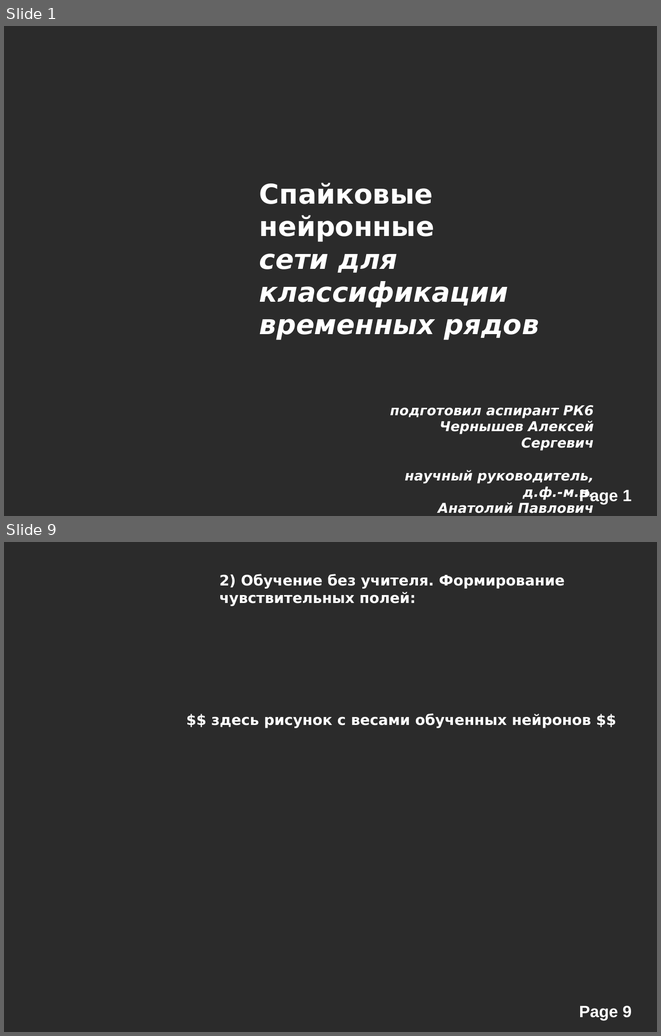
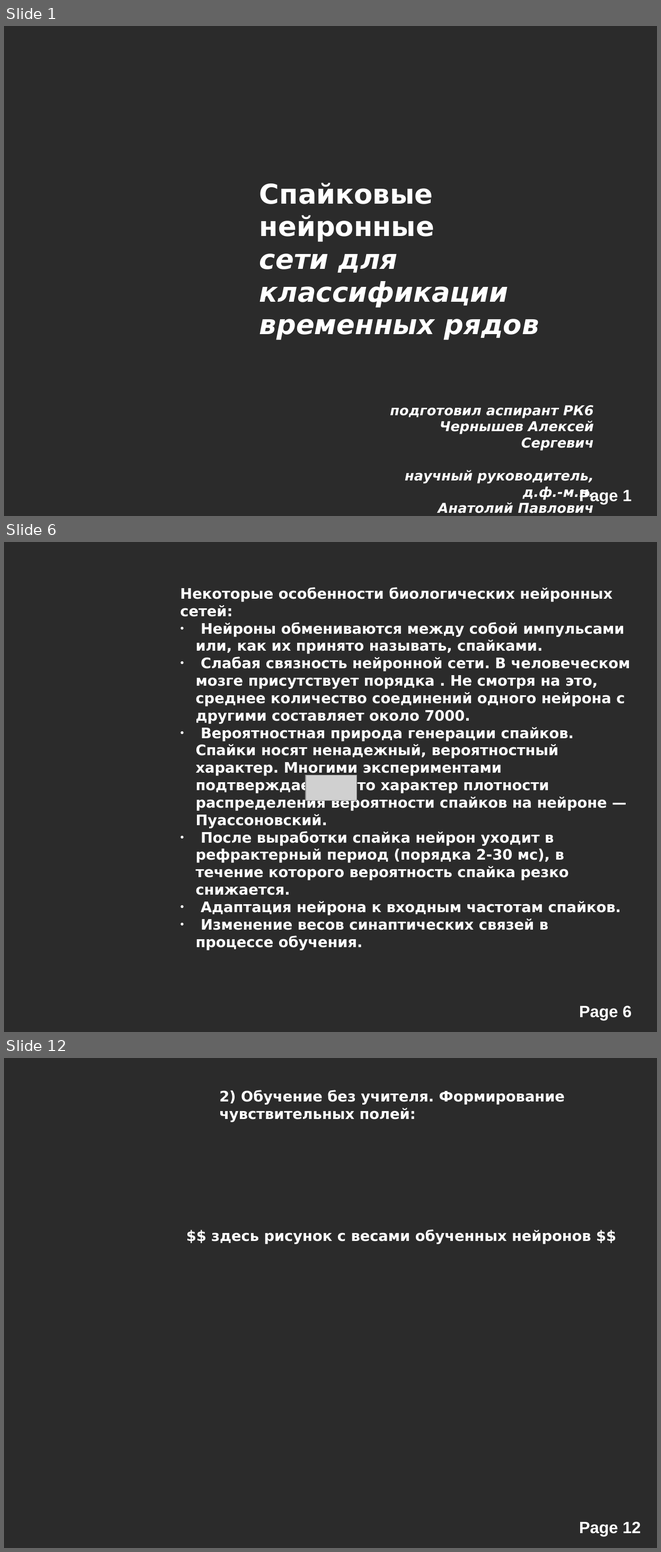
Before and after one commit to alexeyche/alexeyche-junk, a slide deck: cns/doc/conf.ppt. Shown one above the other, each under a label of ours: slides 1 and 9 before the commit, slides 1, 6 and 12 after it; the slides between them are not shown. The pictures are 661x1036 and 661x1552 pixels, drawn with LibreOffice and Linux fonts; fonts in the diff are those of the drawing; grey boxes stand for pictures; background and template pictures are left out; a plain dark background stands for a picture behind light text. Boxes give left, top, right and bottom in pixels: in the first picture for what was removed or moved away, otherwise in the second. Text is boxed around its words. In the diff, an @@ line names an element or a change of style, - is before the commit and + after.

```diff
--- a/cns/doc/conf.ppt
+++ b/cns/doc/conf.ppt
@@ slide 6 added at [4,542,657,1032], background picture (left out); not listed: 1 template element that a slide beside it also shows @@
@@ text added at [180,587,630,950], 16 pt, text #FFFFFF, bold @@
+Некоторые особенности биологических нейронных сетей:
+● Нейроны обмениваются между собой импульсами или, как их принято называть, спайками.
+● Слабая связность нейронной сети. В человеческом мозге присутствует порядка . Не смотря на это, среднее количество соединений одного нейрона с другими составляет около 7000.
+● Вероятностная природа генерации спайков. Спайки носят ненадежный, вероятностный характер. Многими экспериментами подтверждается, что характер плотности распределения вероятности спайков на нейроне — Пуассоновский.
+● После выработки спайка нейрон уходит в рефрактерный период (порядка 2-30 мс), в течение которого вероятность спайка резко снижается.
+● Адаптация нейрона к входным частотам спайков.
+● Изменение весов синаптических связей в процессе обучения.
@@ picture added at [306,775,358,801] @@
@@ what was slide 9 is now slide 12 @@
@@ page number at [579,1521,641,1536]: text changed @@
-Page 9
+Page 12
```
Also in this commit, not shown: 6 slides changed, 5 other slides added, 2 slides removed, 35 other files.
